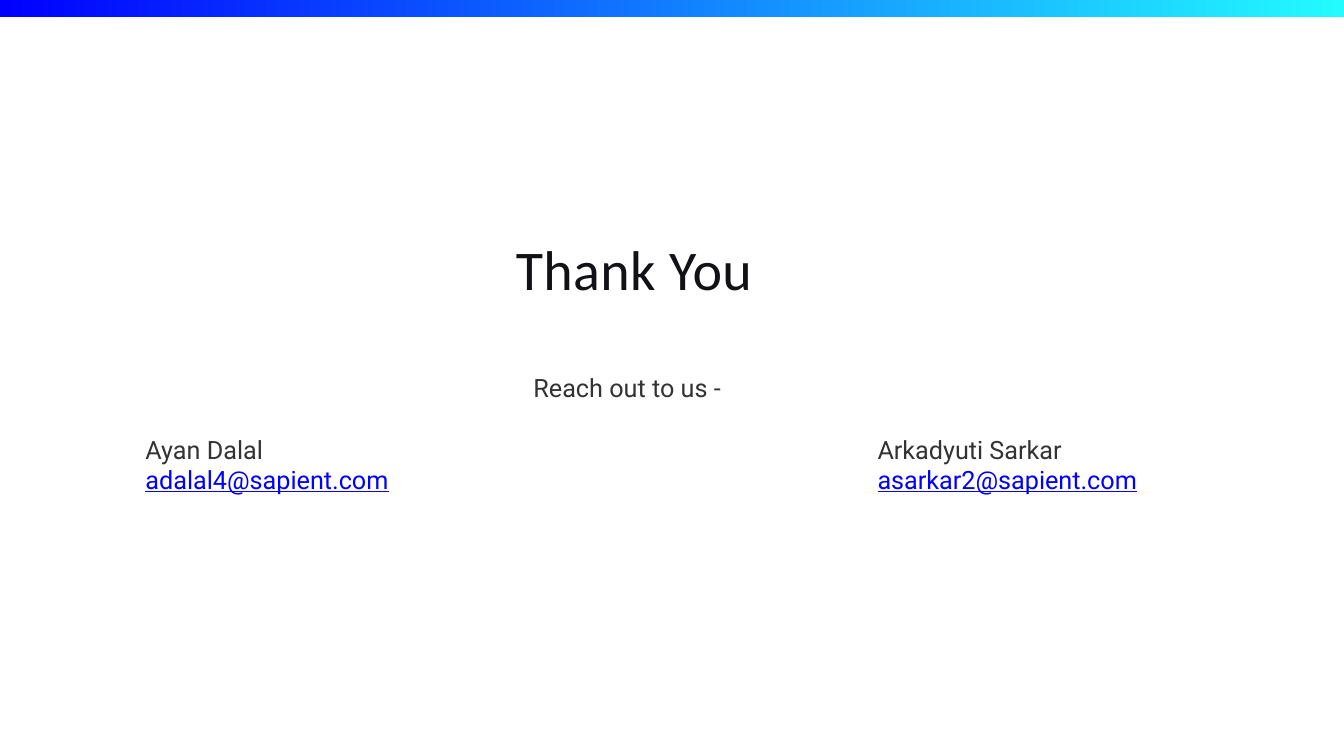
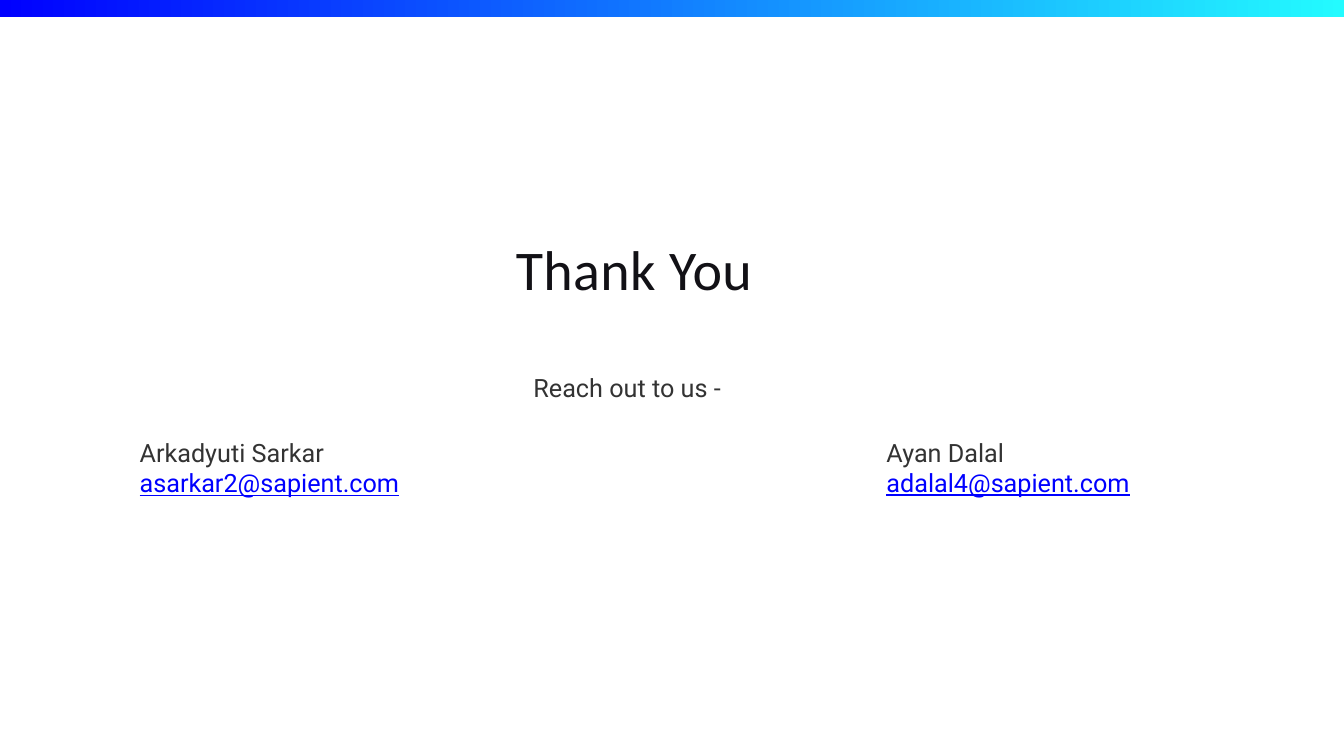
Before and after one commit to dalalayan1/shell-generator, a slide deck: slide 13 of generators.pptx (slide 12 before the commit). Drawn at 1344x756 pixels with LibreOffice and Linux fonts; fonts in the diff are those of the drawing; background and template pictures are left out. Boxes give left, top, right and bottom in pixels: in the first picture for what was removed or moved away, otherwise in the second. Text is boxed around its words. In the diff, an @@ line names an element or a change of style, - is before the commit and + after.

```diff
--- a/generators.pptx
+++ b/generators.pptx
@@ text "Arkadyuti Sarkar": place and size @@
-text "Arkadyuti Sarkar" at [878,440,1137,495]
+text "Arkadyuti Sarkar" at [140,443,399,498]
@@ text "Ayan Dalal": place and size @@
-text "Ayan Dalal" at [145,440,388,495]
+text "Ayan Dalal" at [886,443,1129,498]
```
Also in this commit, not shown: 5 other slides changed, 1 slide added.
